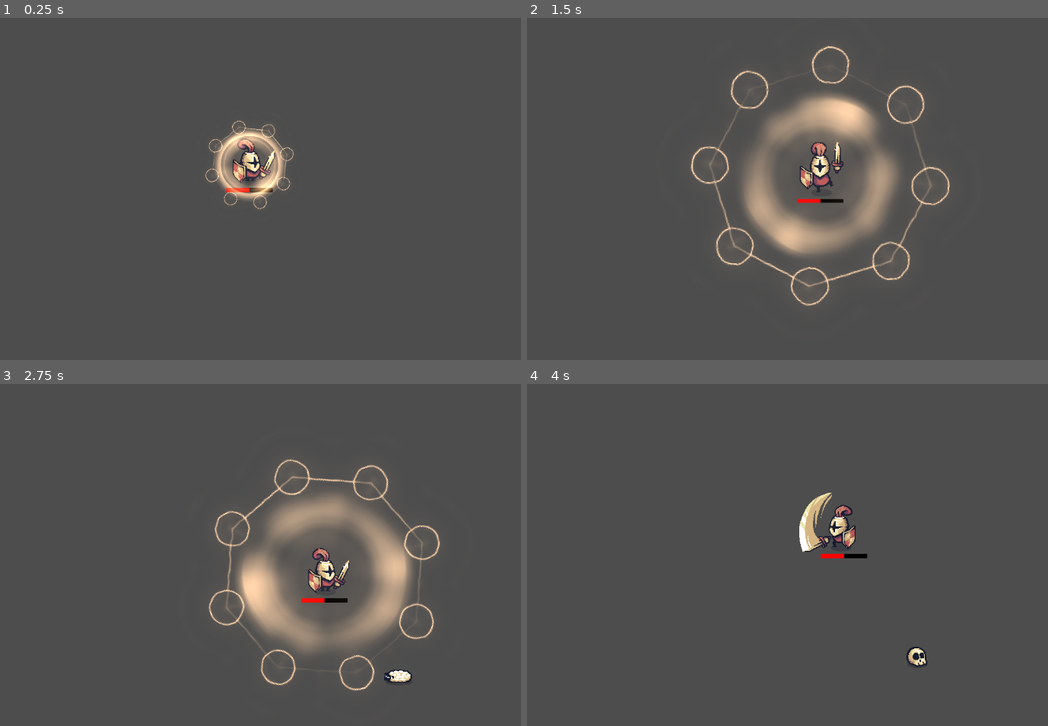
Above: before the commit, frames 1-4 (two rows, left to right).
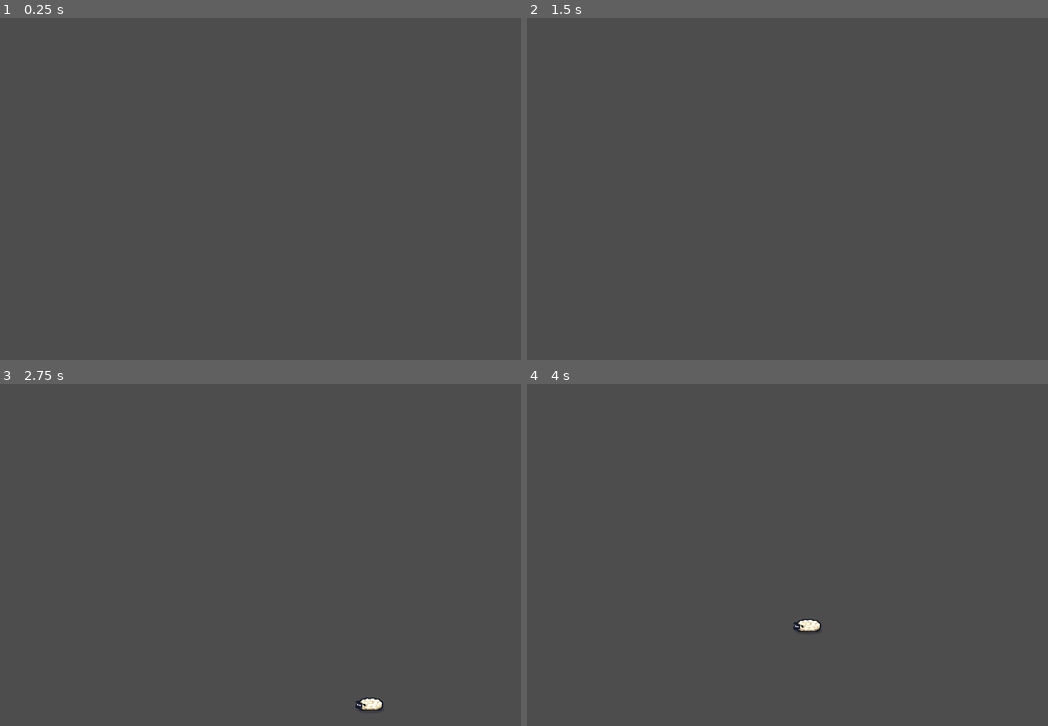
Above: after the commit, the same moments.

Repository: LostReny/DIO_TRILHA_GODOT
Game: Godot game, scene res://scenes/test_scene/test_mob_spanner.tscn
The game is run twice, just before and just after one commit, with the same random seed, the same clock (stepped at 60 frames per second) and the same inputs. Before the commit the project has no main scene; this scene is started directly in both runs.
Inputs (mouse positions are in pixels of both pictures, inside the frame that each line leads up to):
- Up to frame 1 (0.25 s): no input
- Up to frame 2 (1.5 s): move the mouse to (964, 171) at 0.52 s; hold D (move_right) 0.53-1.28 s; click (964, 171) at 0.6 s; move the mouse to (709, 206) at 1.27 s; hold S (move_down) from 1.28 s (still down); click (709, 206) at 1.35 s
- Up to frame 3 (2.75 s): move the mouse to (364, 479) at 2.02 s; release S (move_down) at 2.03 s; hold D (move_right) from 2.03 s (still down); click (364, 479) at 2.1 s
- Up to frame 4 (4 s): move the mouse to (797, 623) at 2.77 s; release D (move_right) at 2.78 s; hold W (move_up) 2.78-3.53 s; click (797, 623) at 2.85 s; move the mouse to (1011, 606) at 3.52 s; hold A (move_left) from 3.53 s (still down); click (1011, 606) at 3.6 s

The runs differ from the first frame. In frame 1, 2.3% of the frame differs, in the area x 39-57%, y 29-56%; in frame 2, 11%; in frame 3, 12%, in the area x 40-85%, y 21-96%; in frame 4, 1.5%.

Commit message:
Desafio de Código
Main scene

Diff:
--- /dev/null
+++ b/Tiny_Swords/main.tscn
@@ -0,0 +1,18 @@
+[gd_scene load_steps=5 format=3 uid="uid://mpfy831tforr"]
+
+[ext_resource type="PackedScene" uid="uid://cisa5sj6f40v4" path="res://scenes/player.tscn" id="1_hcrkh"]
+[ext_resource type="PackedScene" uid="uid://dfo66x28j5yt2" path="res://scenes/test_scene/test_mob_spanner.tscn" id="2_b8735"]
+[ext_resource type="PackedScene" uid="uid://ctgfljouhsj74" path="res://scenes/ui/game_ui.tscn" id="3_gtk1n"]
+[ext_resource type="PackedScene" uid="uid://cmlvb866n4sl4" path="res://scenes/misc/meat.tscn" id="4_h66qj"]
+
+[node name="Main" type="Node2D"]
+
+[node name="Player" parent="." instance=ExtResource("1_hcrkh")]
+position = Vector2(434, 241)
+
+[node name="TestMobSpanner" parent="." instance=ExtResource("2_b8735")]
+
+[node name="GameUI" parent="." instance=ExtResource("3_gtk1n")]
+
+[node name="Meat" parent="." instance=ExtResource("4_h66qj")]
+position = Vector2(913, 460)
--- a/Tiny_Swords/project.godot
+++ b/Tiny_Swords/project.godot
@@ -11,6 +11,7 @@
 [application]
 
 config/name="Tiny Swords"
+run/main_scene="res://main.tscn"
 config/features=PackedStringArray("4.2", "Forward Plus")
 config/icon="res://icon.svg"
 
--- a/Tiny_Swords/scenes/player.tscn
+++ b/Tiny_Swords/scenes/player.tscn
@@ -266,7 +266,6 @@
 
 [node name="Player" type="CharacterBody2D" groups=["player"]]
 script = ExtResource("1_vhbty")
-life = 50
 death_prefab = ExtResource("2_5d48i")
 ritual_damage = 2
 ritual_interval = 15.0
--- a/Tiny_Swords/scenes/test_scene/test_mob_spanner.tscn
+++ b/Tiny_Swords/scenes/test_scene/test_mob_spanner.tscn
@@ -1,11 +1,7 @@
-[gd_scene load_steps=3 format=3 uid="uid://dfo66x28j5yt2"]
+[gd_scene load_steps=2 format=3 uid="uid://dfo66x28j5yt2"]
 
-[ext_resource type="PackedScene" uid="uid://cisa5sj6f40v4" path="res://scenes/player.tscn" id="1_ik7ra"]
 [ext_resource type="PackedScene" uid="uid://83usjjffl6n2" path="res://scripts/systems/mob_spanner.tscn" id="2_q040v"]
 
 [node name="TestMobSpanner" type="Node2D"]
 
-[node name="Player" parent="." instance=ExtResource("1_ik7ra")]
-position = Vector2(473, 278)
-
 [node name="MobSpanner" parent="." instance=ExtResource("2_q040v")]
